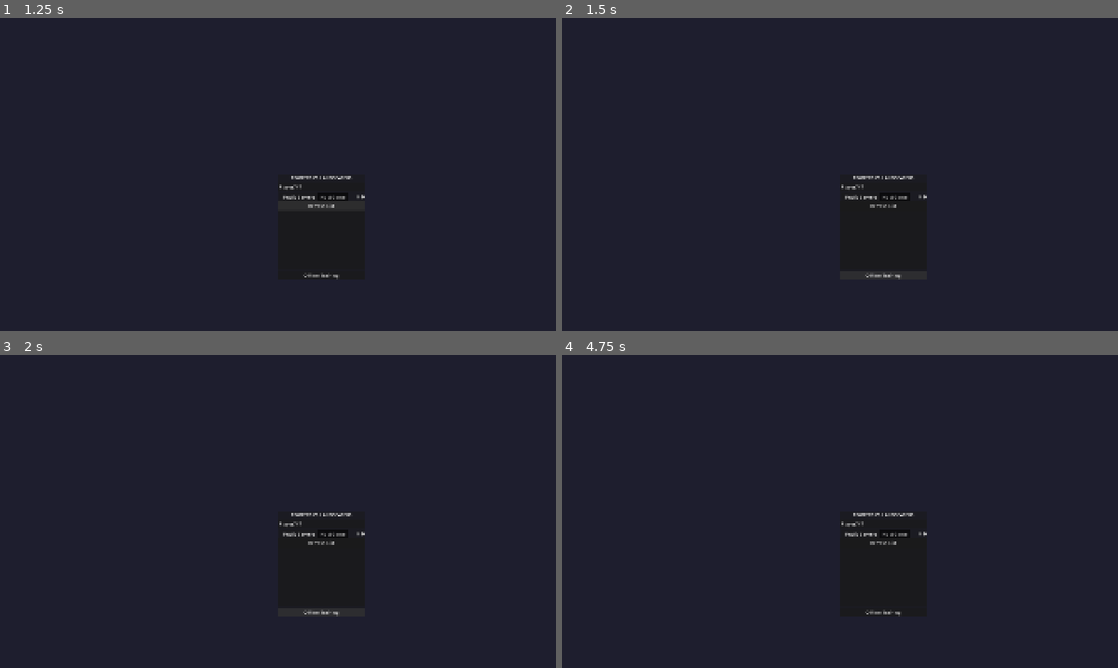
Above: before the commit, frames 1-4 (two rows, left to right).
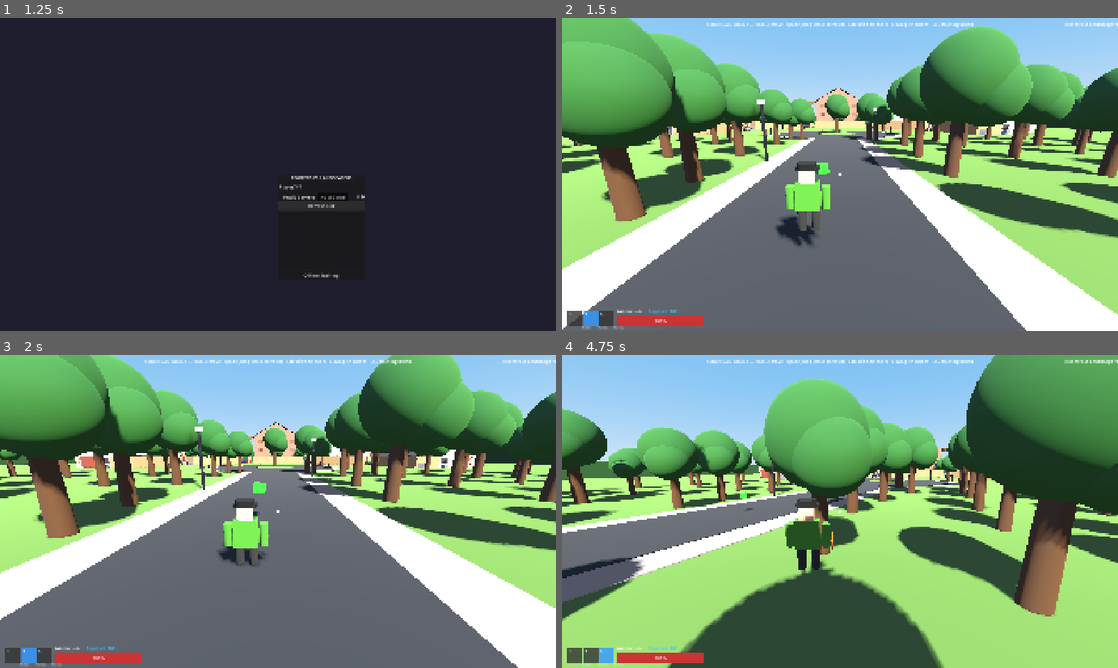
Above: after the commit, the same moments.

Repository: bzeitel25/RoofersVsLandscapers
Game: Godot game, scene res://scenes/main/main_menu.tscn
The game is run twice, just before and just after one commit, with the same random seed, the same clock (stepped at 60 frames per second) and the same inputs.
Inputs (mouse positions are in pixels of both pictures, inside the frame that each line leads up to):
- Up to frame 1 (1.25 s): click "Refresh List" at 0.5 s
- Up to frame 2 (1.5 s): click "Offline Training" at 1.25 s
- Up to frame 3 (2 s): no input
- Up to frame 4 (4.75 s): tap Enter at 2 s; move the mouse to (962, 495) at 2.02 s; hold D (move_right) 2.03-2.78 s; hold E (ability) 2.03-2.78 s; tap Space (jump) at 2.27, 3.02, 4.52 s; move the mouse to (728, 527) at 2.77 s; hold S (move_backward) 2.78-3.53 s; tap Ctrl (crouch) at 2.85 s; move the mouse to (895, 442) at 3.52 s; hold D (move_right) 3.53-4.28 s; hold X (equip_item) 3.53-4.28 s; move the mouse to (812, 574) at 4.27 s; hold W (move_forward) from 4.28 s (still down); tap F (interact) at 4.35 s

Frame 1 is identical in both runs. In frame 2, 93% of the frame differs, in the area x 0-100%, y 0-100%; in frame 3, 92%; in frame 4, 91%.
Error before the commit: Invalid assignment of property or key 'player_name' with value of type 'String' on a base object of type 'Node (network_manager.gd)'. (res://scripts/ui/main_me…

Commit message:
Fix main_menu.gd crashes (player_name and start_match)

Diff:
--- a/scripts/autoload/network_manager.gd
+++ b/scripts/autoload/network_manager.gd
@@ -53,6 +53,9 @@
 ## Server IP/address for clients
 var server_address: String = "127.0.0.1"
 
+## Local player name
+var player_name: String = ""
+
 ## The ENet multiplayer peer
 var peer: WebSocketMultiplayerPeer = null
 
@@ -294,5 +297,6 @@
 
 
 func _get_local_player_name() -> String:
-	# TODO: Pull from settings/profile
+	if player_name != "":
+		return player_name
 	return "Player_%d" % randi_range(1000, 9999)
--- a/scripts/ui/main_menu.gd
+++ b/scripts/ui/main_menu.gd
@@ -241,7 +241,7 @@
 	# Hide main panel, show lobby
 	get_child(0).hide()
 	lobby_panel.show()
-	_on_lobby_updated(NetworkManager.get_lobby_players())
+	_on_lobby_updated(NetworkManager._get_player_list())
 	start_button.visible = NetworkManager.is_host
 
 func _on_lobby_updated(players: Array) -> void:
@@ -253,4 +253,8 @@
 func _on_start_match_pressed() -> void:
 	# Host tells everyone to start
 	if NetworkManager.is_host:
-		NetworkManager.start_match.rpc(team_dropdown.selected, class_dropdown.selected)
+		_load_level.rpc("res://scenes/main/suburban_arena.tscn")
+
+@rpc("call_local", "reliable")
+func _load_level(path: String) -> void:
+	get_tree().change_scene_to_file(path)
